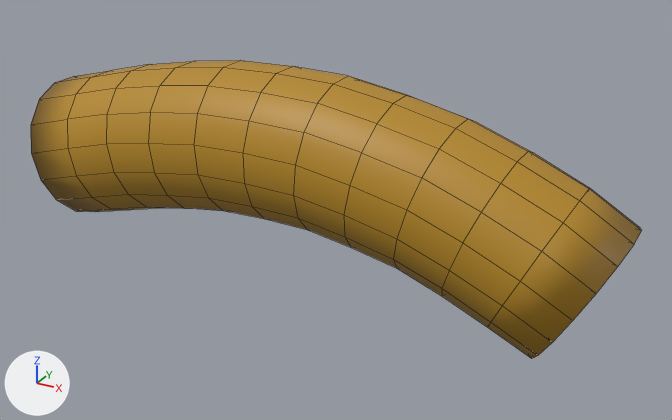
What one commit did to the FBX model Assets/Model/Macaroni.fbx.
Both versions are drawn from a 50 mm lens placed at (0.0737, -0.1236, 0.0744), pointed at (0.0057, 0.0001, 0.0126). Every picture has the same lights, and +X, +Y and +Z are marked at lower left. Mesh edges are drawn as thin lines. Where no turn or scale is listed for an object, it has been applied to the vertices.

Names of what the first picture shows: 'Macaroni'.
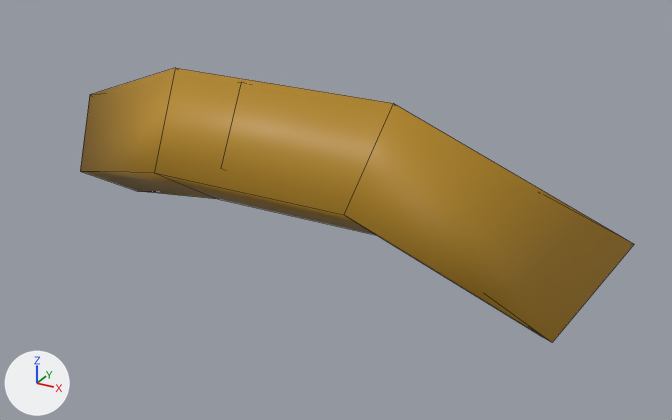
Edits to the scene script, one JSON object a line:
```json
{"block": "me_bodymesh_001", "where": "# used by ob_macaroni; location = (0.0011, -0.0007, 0.0187)"}
{"op": "remove", "block": "me_bodymesh_001", "code": "me_bodymesh_001.from_pydata(...)  # 384 vertices, 384 faces; spans x -0.053..0.0529, y -0.0125..0.013, z -0.021..0.0165"}
{"op": "add", "block": "me_bodymesh_001", "code": "me_bodymesh_001.from_pydata(...)  # 24 vertices, 24 faces; spans x -0.0443..0.0529, y -0.0124..0.0129, z -0.021..0.0148"}
{"block": "me_bodymesh_001", "change": "me_bodymesh_001 part 1: 360 vertices removed from x -0.053..0.0529, y -0.0125..0.013, z -0.0209..0.0165"}
```

Location of each change, (x1, y1, x2, y2) in pixels of the pictures (672 x 420 px):
```json
{"object": "Macaroni", "change": "reshaped", "before": [31, 60, 642, 359], "after": [80, 68, 634, 342], "on screen": "9% narrower, 8% shorter"}
{"part": 1, "of": "me_bodymesh_001", "change": "deleted", "before": [31, 60, 642, 359], "on screen": "brown"}
```
